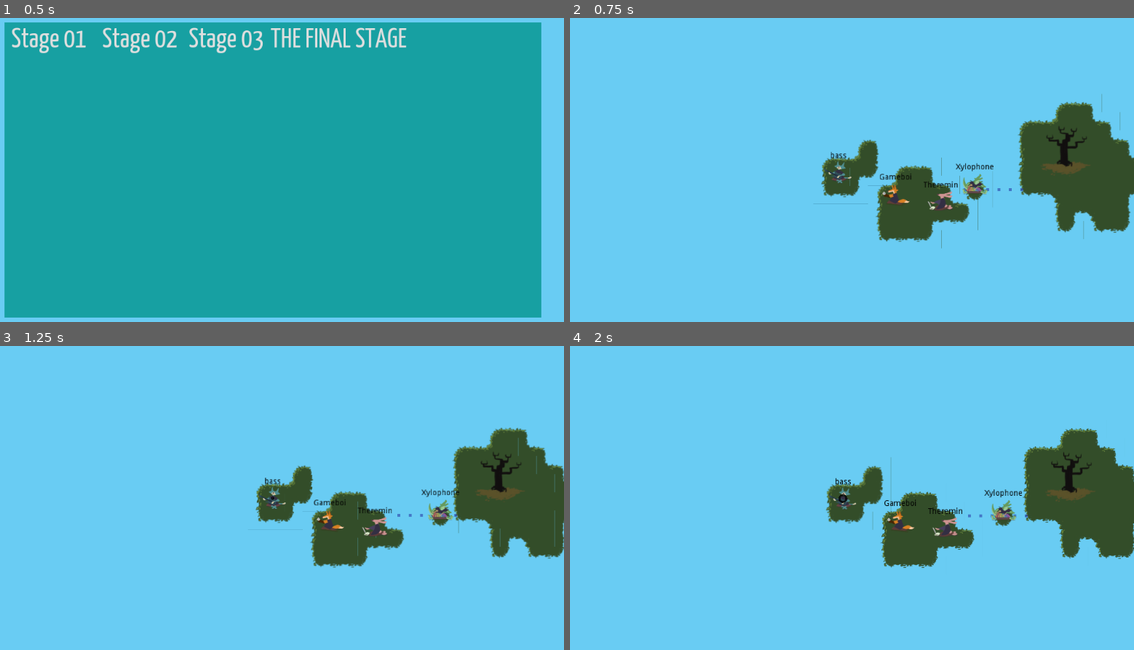
Above: before the commit, frames 1-4 (two rows, left to right).
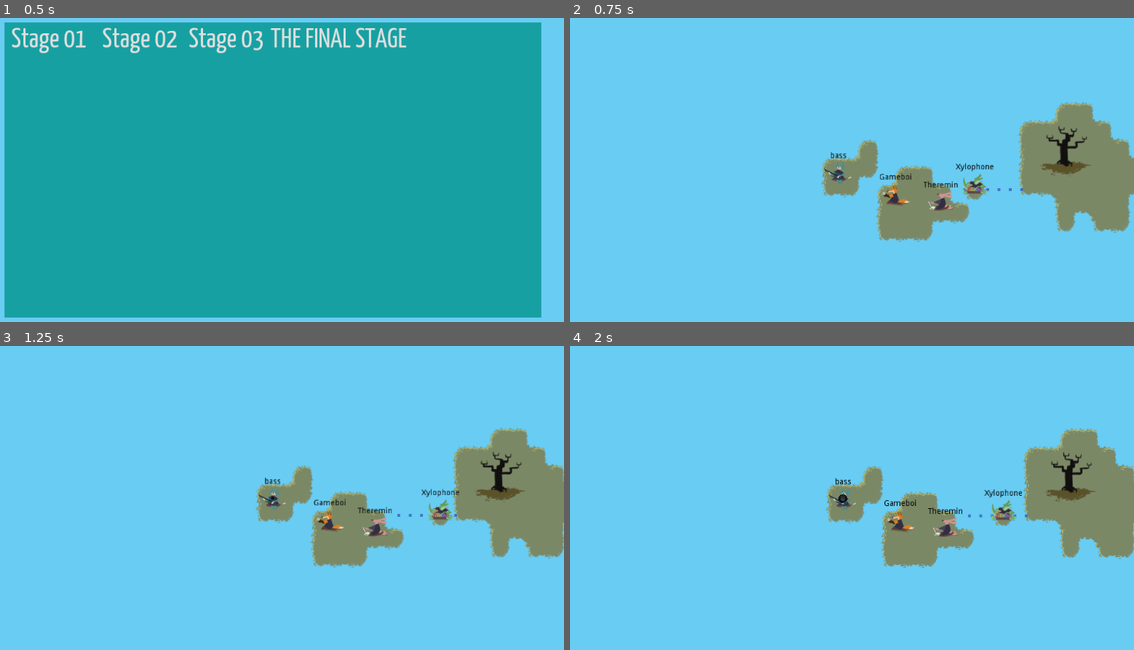
Above: after the commit, the same moments.

Repository: uspgamedev/skyjammers
Game: Godot game, scene res://menus/stage-selector/main.tscn
The game is run twice, just before and just after one commit, with the same random seed, the same clock (stepped at 60 frames per second) and the same inputs. Sound files missing from this copy of the repository are replaced by a short silence.
Inputs:
- Up to frame 1 (0.5 s): no input
- Up to frame 2 (0.75 s): click "Stage 01" at 0.5 s
- Up to frame 3 (1.25 s): no input
- Up to frame 4 (2 s): tap Enter (ui_accept) at 1.25, 1.52 s; hold Space (action_play) from 1.28 s (still down)

Frame 1 is identical in both runs. In frame 2, 9.6% of the frame differs, in the area x 43-100%, y 25-76%; in frame 3, 9.4%; in frame 4, 9.4%.
Error in both runs: Attempt to call function 'get_rotation' in base 'null instance' on a null instance. (res://Instruments/Instrument.gd:25)

Commit message:
Fix tile borders

Diff:
--- a/game/islands/Tileset.tscn
+++ b/game/islands/Tileset.tscn
@@ -1,291 +1,260 @@
 [gd_scene load_steps=2 format=2]
 
-[ext_resource path="res://islands/tiles_true.png" type="Texture" id=1]
+[ext_resource path="res://islands/grass-tiles-water.png" type="Texture" id=1]
 
 [node name="Node2D" type="Node2D"]
 
 [node name="01-upleft" type="Sprite" parent="." index="0"]
 
 texture = ExtResource( 1 )
-vframes = 8
-hframes = 8
+region_enabled = true
+region_rect = Rect2( 1, 1, 32, 32 )
 _sections_unfolded = [ "Animation" ]
 
 [node name="02-up1" type="Sprite" parent="." index="1"]
 
 position = Vector2( 30, 0 )
 texture = ExtResource( 1 )
-vframes = 8
-hframes = 8
-frame = 1
+region_enabled = true
+region_rect = Rect2( 35, 1, 32, 32 )
 _sections_unfolded = [ "Animation" ]
 
 [node name="03-up2" type="Sprite" parent="." index="2"]
 
 position = Vector2( 60, 0 )
 texture = ExtResource( 1 )
-vframes = 8
-hframes = 8
-frame = 2
+region_enabled = true
+region_rect = Rect2( 69, 1, 32, 32 )
 _sections_unfolded = [ "Animation" ]
 
 [node name="04-upright" type="Sprite" parent="." index="3"]
 
 position = Vector2( 90, 0 )
 texture = ExtResource( 1 )
-vframes = 8
-hframes = 8
-frame = 3
+region_enabled = true
+region_rect = Rect2( 103, 1, 32, 32 )
 _sections_unfolded = [ "Animation" ]
 
 [node name="05-left1" type="Sprite" parent="." index="4"]
 
 position = Vector2( 0, 30 )
 texture = ExtResource( 1 )
-vframes = 8
-hframes = 8
-frame = 8
-_sections_unfolded = [ "Animation" ]
+region_enabled = true
+region_rect = Rect2( 1, 35, 32, 32 )
+_sections_unfolded = [ "Animation", "Region" ]
 
 [node name="06-midupleft" type="Sprite" parent="." index="5"]
 
 position = Vector2( 30, 30 )
 texture = ExtResource( 1 )
-vframes = 8
-hframes = 8
-frame = 9
-_sections_unfolded = [ "Animation" ]
+region_enabled = true
+region_rect = Rect2( 35, 35, 32, 32 )
+_sections_unfolded = [ "Animation", "Region" ]
 
 [node name="07-midupright" type="Sprite" parent="." index="6"]
 
 position = Vector2( 60, 30 )
 texture = ExtResource( 1 )
-vframes = 8
-hframes = 8
-frame = 10
-_sections_unfolded = [ "Animation" ]
+region_enabled = true
+region_rect = Rect2( 69, 35, 32, 32 )
+_sections_unfolded = [ "Animation", "Region" ]
 
 [node name="08-right1" type="Sprite" parent="." index="7"]
 
 position = Vector2( 90, 30 )
 texture = ExtResource( 1 )
-vframes = 8
-hframes = 8
-frame = 11
+region_enabled = true
+region_rect = Rect2( 103, 35, 32, 32 )
 _sections_unfolded = [ "Animation", "Region" ]
 
 [node name="09-left2" type="Sprite" parent="." index="8"]
 
 position = Vector2( 0, 60 )
 texture = ExtResource( 1 )
-vframes = 8
-hframes = 8
-frame = 16
-_sections_unfolded = [ "Animation" ]
+region_enabled = true
+region_rect = Rect2( 1, 69, 32, 32 )
+_sections_unfolded = [ "Animation", "Region" ]
 
 [node name="10-middownleft" type="Sprite" parent="." index="9"]
 
 position = Vector2( 30, 60 )
 texture = ExtResource( 1 )
-vframes = 8
-hframes = 8
-frame = 17
-_sections_unfolded = [ "Animation" ]
+region_enabled = true
+region_rect = Rect2( 35, 69, 32, 32 )
+_sections_unfolded = [ "Animation", "Region" ]
 
 [node name="11-middownright" type="Sprite" parent="." index="10"]
 
 position = Vector2( 60, 60 )
 texture = ExtResource( 1 )
-vframes = 8
-hframes = 8
-frame = 18
-_sections_unfolded = [ "Animation" ]
+region_enabled = true
+region_rect = Rect2( 69, 69, 32, 32 )
+_sections_unfolded = [ "Animation", "Region" ]
 
 [node name="12-right2" type="Sprite" parent="." index="11"]
 
 position = Vector2( 90, 60 )
 texture = ExtResource( 1 )
-vframes = 8
-hframes = 8
-frame = 19
-_sections_unfolded = [ "Animation" ]
+region_enabled = true
+region_rect = Rect2( 103, 69, 32, 32 )
+_sections_unfolded = [ "Animation", "Region" ]
 
 [node name="13-downleft" type="Sprite" parent="." index="12"]
 
 position = Vector2( 0, 90 )
 texture = ExtResource( 1 )
-vframes = 8
-hframes = 8
-frame = 24
-_sections_unfolded = [ "Animation" ]
+region_enabled = true
+region_rect = Rect2( 1, 103, 32, 32 )
+_sections_unfolded = [ "Animation", "Region" ]
 
 [node name="14-down1" type="Sprite" parent="." index="13"]
 
 position = Vector2( 30, 90 )
 texture = ExtResource( 1 )
-vframes = 8
-hframes = 8
-frame = 25
-_sections_unfolded = [ "Animation" ]
+region_enabled = true
+region_rect = Rect2( 35, 103, 32, 32 )
+_sections_unfolded = [ "Animation", "Region" ]
 
 [node name="15-down2" type="Sprite" parent="." index="14"]
 
 position = Vector2( 60, 90 )
 texture = ExtResource( 1 )
-vframes = 8
-hframes = 8
-frame = 26
-_sections_unfolded = [ "Animation" ]
+region_enabled = true
+region_rect = Rect2( 69, 103, 32, 32 )
+_sections_unfolded = [ "Animation", "Region" ]
 
 [node name="16-downright" type="Sprite" parent="." index="15"]
 
 position = Vector2( 90, 90 )
 texture = ExtResource( 1 )
-vframes = 8
-hframes = 8
-frame = 27
-_sections_unfolded = [ "Animation" ]
+region_enabled = true
+region_rect = Rect2( 103, 103, 32, 32 )
+_sections_unfolded = [ "Animation", "Region" ]
 
 [node name="17-inner_upleft" type="Sprite" parent="." index="16"]
 
 position = Vector2( 120, 0 )
 texture = ExtResource( 1 )
-vframes = 8
-hframes = 8
-frame = 4
+region_enabled = true
+region_rect = Rect2( 137, 1, 32, 32 )
 _sections_unfolded = [ "Animation" ]
 
 [node name="18-inner_up1" type="Sprite" parent="." index="17"]
 
 position = Vector2( 150, 0 )
 texture = ExtResource( 1 )
-vframes = 8
-hframes = 8
-frame = 5
-_sections_unfolded = [ "Animation" ]
+region_enabled = true
+region_rect = Rect2( 171, 1, 32, 32 )
+_sections_unfolded = [ "Animation", "Region" ]
 
 [node name="19-inner_up2" type="Sprite" parent="." index="18"]
 
 position = Vector2( 180, 0 )
 texture = ExtResource( 1 )
-vframes = 8
-hframes = 8
-frame = 6
-_sections_unfolded = [ "Animation" ]
+region_enabled = true
+region_rect = Rect2( 205, 1, 32, 32 )
+_sections_unfolded = [ "Animation", "Region" ]
 
 [node name="20-inner_upright" type="Sprite" parent="." index="19"]
 
 position = Vector2( 210, 0 )
 texture = ExtResource( 1 )
-vframes = 8
-hframes = 8
-frame = 7
-_sections_unfolded = [ "Animation" ]
+region_enabled = true
+region_rect = Rect2( 239, 1, 32, 32 )
+_sections_unfolded = [ "Animation", "Region" ]
 
 [node name="21-inner_left1" type="Sprite" parent="." index="20"]
 
 position = Vector2( 120, 30 )
 texture = ExtResource( 1 )
-vframes = 8
-hframes = 8
-frame = 12
-_sections_unfolded = [ "Animation" ]
+region_enabled = true
+region_rect = Rect2( 137, 35, 32, 32 )
+_sections_unfolded = [ "Animation", "Region" ]
 
 [node name="22-unused" type="Sprite" parent="." index="21"]
 
 position = Vector2( 150, 30 )
 texture = ExtResource( 1 )
-vframes = 8
-hframes = 8
-frame = 13
-_sections_unfolded = [ "Animation" ]
+region_enabled = true
+region_rect = Rect2( 171, 35, 32, 32 )
+_sections_unfolded = [ "Animation", "Region" ]
 
 [node name="23-unused" type="Sprite" parent="." index="22"]
 
 position = Vector2( 180, 30 )
 texture = ExtResource( 1 )
-vframes = 8
-hframes = 8
-frame = 14
-_sections_unfolded = [ "Animation" ]
+region_enabled = true
+region_rect = Rect2( 205, 35, 32, 32 )
+_sections_unfolded = [ "Animation", "Region" ]
 
 [node name="24-inner_right1" type="Sprite" parent="." index="23"]
 
 position = Vector2( 210, 30 )
 texture = ExtResource( 1 )
-vframes = 8
-hframes = 8
-frame = 15
-_sections_unfolded = [ "Animation" ]
+region_enabled = true
+region_rect = Rect2( 239, 35, 32, 32 )
+_sections_unfolded = [ "Animation", "Region" ]
 
 [node name="25-inner_left2" type="Sprite" parent="." index="24"]
 
 position = Vector2( 120, 60 )
 texture = ExtResource( 1 )
-vframes = 8
-hframes = 8
-frame = 20
+region_enabled = true
+region_rect = Rect2( 137, 69, 32, 32 )
 _sections_unfolded = [ "Animation" ]
 
 [node name="26-unused" type="Sprite" parent="." index="25"]
 
-position = Vector2( 150, 30 )
-texture = ExtResource( 1 )
-vframes = 8
-hframes = 8
-frame = 13
-_sections_unfolded = [ "Animation" ]
+position = Vector2( 150, 60 )
+texture = ExtResource( 1 )
+region_enabled = true
+region_rect = Rect2( 171, 69, 32, 32 )
+_sections_unfolded = [ "Animation", "Region" ]
 
 [node name="27-unused" type="Sprite" parent="." index="26"]
 
-position = Vector2( 150, 30 )
-texture = ExtResource( 1 )
-vframes = 8
-hframes = 8
-frame = 13
-_sections_unfolded = [ "Animation" ]
+position = Vector2( 180, 60 )
+texture = ExtResource( 1 )
+region_enabled = true
+region_rect = Rect2( 205, 69, 32, 32 )
+_sections_unfolded = [ "Animation", "Region" ]
 
 [node name="28-inner_right2" type="Sprite" parent="." index="27"]
 
 position = Vector2( 210, 60 )
 texture = ExtResource( 1 )
-vframes = 8
-hframes = 8
-frame = 23
-_sections_unfolded = [ "Animation" ]
+region_enabled = true
+region_rect = Rect2( 239, 69, 32, 32 )
+_sections_unfolded = [ "Animation", "Region" ]
 
 [node name="29-inner_downleft" type="Sprite" parent="." index="28"]
 
 position = Vector2( 120, 90 )
 texture = ExtResource( 1 )
-vframes = 8
-hframes = 8
-frame = 28
+region_enabled = true
+region_rect = Rect2( 137, 103, 32, 32 )
 _sections_unfolded = [ "Animation" ]
 
 [node name="30-inner_down1" type="Sprite" parent="." index="29"]
 
 position = Vector2( 150, 90 )
 texture = ExtResource( 1 )
-vframes = 8
-hframes = 8
-frame = 29
-_sections_unfolded = [ "Animation" ]
+region_enabled = true
+region_rect = Rect2( 171, 103, 32, 32 )
+_sections_unfolded = [ "Animation", "Region" ]
 
 [node name="31-inner_down2" type="Sprite" parent="." index="30"]
 
 position = Vector2( 180, 90 )
 texture = ExtResource( 1 )
-vframes = 8
-hframes = 8
-frame = 30
-_sections_unfolded = [ "Animation" ]
+region_enabled = true
+region_rect = Rect2( 205, 103, 32, 32 )
+_sections_unfolded = [ "Animation", "Region" ]
 
 [node name="32-inner_downright" type="Sprite" parent="." index="31"]
 
 position = Vector2( 210, 90 )
 texture = ExtResource( 1 )
-vframes = 8
-hframes = 8
-frame = 31
-_sections_unfolded = [ "Animation" ]
+region_enabled = true
+region_rect = Rect2( 239, 103, 32, 32 )
+_sections_unfolded = [ "Animation", "Region" ]
--- a/game/islands/tileset.tres
+++ b/game/islands/tileset.tres
@@ -1,6 +1,6 @@
 [gd_resource type="TileSet" load_steps=2 format=2]
 
-[ext_resource path="res://islands/tiles_true.png" type="Texture" id=1]
+[ext_resource path="res://islands/grass-tiles-water.png" type="Texture" id=1]
 
 [resource]
 
@@ -8,7 +8,7 @@
 0/texture = ExtResource( 1 )
 0/tex_offset = Vector2( 0, 0 )
 0/modulate = Color( 1, 1, 1, 1 )
-0/region = Rect2( 0, 0, 32, 32 )
+0/region = Rect2( 1, 1, 32, 32 )
 0/is_autotile = false
 0/occluder_offset = Vector2( 16, 16 )
 0/navigation_offset = Vector2( 16, 16 )
@@ -17,7 +17,7 @@
 1/texture = ExtResource( 1 )
 1/tex_offset = Vector2( 0, 0 )
 1/modulate = Color( 1, 1, 1, 1 )
-1/region = Rect2( 32, 0, 32, 32 )
+1/region = Rect2( 35, 1, 32, 32 )
 1/is_autotile = false
 1/occluder_offset = Vector2( 16, 16 )
 1/navigation_offset = Vector2( 16, 16 )
@@ -26,7 +26,7 @@
 2/texture = ExtResource( 1 )
 2/tex_offset = Vector2( 0, 0 )
 2/modulate = Color( 1, 1, 1, 1 )
-2/region = Rect2( 64, 0, 32, 32 )
+2/region = Rect2( 69, 1, 32, 32 )
 2/is_autotile = false
 2/occluder_offset = Vector2( 16, 16 )
 2/navigation_offset = Vector2( 16, 16 )
@@ -35,7 +35,7 @@
 3/texture = ExtResource( 1 )
 3/tex_offset = Vector2( 0, 0 )
 3/modulate = Color( 1, 1, 1, 1 )
-3/region = Rect2( 96, 0, 32, 32 )
+3/region = Rect2( 103, 1, 32, 32 )
 3/is_autotile = false
 3/occluder_offset = Vector2( 16, 16 )
 3/navigation_offset = Vector2( 16, 16 )
@@ -44,7 +44,7 @@
 4/texture = ExtResource( 1 )
 4/tex_offset = Vector2( 0, 0 )
 4/modulate = Color( 1, 1, 1, 1 )
-4/region = Rect2( 0, 32, 32, 32 )
+4/region = Rect2( 1, 35, 32, 32 )
 4/is_autotile = false
 4/occluder_offset = Vector2( 16, 16 )
 4/navigation_offset = Vector2( 16, 16 )
@@ -53,7 +53,7 @@
 5/texture = ExtResource( 1 )
 5/tex_offset = Vector2( 0, 0 )
 5/modulate = Color( 1, 1, 1, 1 )
-5/region = Rect2( 32, 32, 32, 32 )
+5/region = Rect2( 35, 35, 32, 32 )
 5/is_autotile = false
 5/occluder_offset = Vector2( 16, 16 )
 5/navigation_offset = Vector2( 16, 16 )
@@ -62,7 +62,7 @@
 6/texture = ExtResource( 1 )
 6/tex_offset = Vector2( 0, 0 )
 6/modulate = Color( 1, 1, 1, 1 )
-6/region = Rect2( 64, 32, 32, 32 )
+6/region = Rect2( 69, 35, 32, 32 )
 6/is_autotile = false
 6/occluder_offset = Vector2( 16, 16 )
 6/navigation_offset = Vector2( 16, 16 )
@@ -71,7 +71,7 @@
 7/texture = ExtResource( 1 )
 7/tex_offset = Vector2( 0, 0 )
 7/modulate = Color( 1, 1, 1, 1 )
-7/region = Rect2( 96, 32, 32, 32 )
+7/region = Rect2( 103, 35, 32, 32 )
 7/is_autotile = false
 7/occluder_offset = Vector2( 16, 16 )
 7/navigation_offset = Vector2( 16, 16 )
@@ -80,7 +80,7 @@
 8/texture = ExtResource( 1 )
 8/tex_offset = Vector2( 0, 0 )
 8/modulate = Color( 1, 1, 1, 1 )
-8/region = Rect2( 0, 64, 32, 32 )
+8/region = Rect2( 1, 69, 32, 32 )
 8/is_autotile = false
 8/occluder_offset = Vector2( 16, 16 )
 8/navigation_offset = Vector2( 16, 16 )
@@ -89,7 +89,7 @@
 9/texture = ExtResource( 1 )
 9/tex_offset = Vector2( 0, 0 )
 9/modulate = Color( 1, 1, 1, 1 )
-9/region = Rect2( 32, 64, 32, 32 )
+9/region = Rect2( 35, 69, 32, 32 )
 9/is_autotile = false
 9/occluder_offset = Vector2( 16, 16 )
 9/navigation_offset = Vector2( 16, 16 )
@@ -98,7 +98,7 @@
 10/texture = ExtResource( 1 )
 10/tex_offset = Vector2( 0, 0 )
 10/modulate = Color( 1, 1, 1, 1 )
-10/region = Rect2( 64, 64, 32, 32 )
+10/region = Rect2( 69, 69, 32, 32 )
 10/is_autotile = false
 10/occluder_offset = Vector2( 16, 16 )
 10/navigation_offset = Vector2( 16, 16 )
@@ -107,7 +107,7 @@
 11/texture = ExtResource( 1 )
 11/tex_offset = Vector2( 0, 0 )
 11/modulate = Color( 1, 1, 1, 1 )
-11/region = Rect2( 96, 64, 32, 32 )
+11/region = Rect2( 103, 69, 32, 32 )
 11/is_autotile = false
 11/occluder_offset = Vector2( 16, 16 )
 11/navigation_offset = Vector2( 16, 16 )
@@ -116,7 +116,7 @@
 12/texture = ExtResource( 1 )
 12/tex_offset = Vector2( 0, 0 )
 12/modulate = Color( 1, 1, 1, 1 )
-12/region = Rect2( 0, 96, 32, 32 )
+12/region = Rect2( 1, 103, 32, 32 )
 12/is_autotile = false
 12/occluder_offset = Vector2( 16, 16 )
 12/navigation_offset = Vector2( 16, 16 )
@@ -125,7 +125,7 @@
 13/texture = ExtResource( 1 )
 13/tex_offset = Vector2( 0, 0 )
 13/modulate = Color( 1, 1, 1, 1 )
-13/region = Rect2( 32, 96, 32, 32 )
+13/region = Rect2( 35, 103, 32, 32 )
 13/is_autotile = false
 13/occluder_offset = Vector2( 16, 16 )
 13/navigation_offset = Vector2( 16, 16 )
@@ -134,7 +134,7 @@
 14/texture = ExtResource( 1 )
 14/tex_offset = Vector2( 0, 0 )
 14/modulate = Color( 1, 1, 1, 1 )
-14/region = Rect2( 64, 96, 32, 32 )
+14/region = Rect2( 69, 103, 32, 32 )
 14/is_autotile = false
 14/occluder_offset = Vector2( 16, 16 )
 14/navigation_offset = Vector2( 16, 16 )
@@ -143,7 +143,7 @@
 15/texture = ExtResource( 1 )
 15/tex_offset = Vector2( 0, 0 )
 15/modulate = Color( 1, 1, 1, 1 )
-15/region = Rect2( 96, 96, 32, 32 )
+15/region = Rect2( 103, 103, 32, 32 )
 15/is_autotile = false
 15/occluder_offset = Vector2( 16, 16 )
 15/navigation_offset = Vector2( 16, 16 )
@@ -152,7 +152,7 @@
 16/texture = ExtResource( 1 )
 16/tex_offset = Vector2( 0, 0 )
 16/modulate = Color( 1, 1, 1, 1 )
-16/region = Rect2( 128, 0, 32, 32 )
+16/region = Rect2( 137, 1, 32, 32 )
 16/is_autotile = false
 16/occluder_offset = Vector2( 16, 16 )
 16/navigation_offset = Vector2( 16, 16 )
@@ -161,7 +161,7 @@
 17/texture = ExtResource( 1 )
 17/tex_offset = Vector2( 0, 0 )
 17/modulate = Color( 1, 1, 1, 1 )
-17/region = Rect2( 160, 0, 32, 32 )
+17/region = Rect2( 171, 1, 32, 32 )
 17/is_autotile = false
 17/occluder_offset = Vector2( 16, 16 )
 17/navigation_offset = Vector2( 16, 16 )
@@ -170,7 +170,7 @@
 18/texture = ExtResource( 1 )
 18/tex_offset = Vector2( 0, 0 )
 18/modulate = Color( 1, 1, 1, 1 )
-18/region = Rect2( 192, 0, 32, 32 )
+18/region = Rect2( 205, 1, 32, 32 )
 18/is_autotile = false
 18/occluder_offset = Vector2( 16, 16 )
 18/navigation_offset = Vector2( 16, 16 )
@@ -179,7 +179,7 @@
 19/texture = ExtResource( 1 )
 19/tex_offset = Vector2( 0, 0 )
 19/modulate = Color( 1, 1, 1, 1 )
-19/region = Rect2( 224, 0, 32, 32 )
+19/region = Rect2( 239, 1, 32, 32 )
 19/is_autotile = false
 19/occluder_offset = Vector2( 16, 16 )
 19/navigation_offset = Vector2( 16, 16 )
@@ -188,7 +188,7 @@
 20/texture = ExtResource( 1 )
 20/tex_offset = Vector2( 0, 0 )
 20/modulate = Color( 1, 1, 1, 1 )
-20/region = Rect2( 128, 32, 32, 32 )
+20/region = Rect2( 137, 35, 32, 32 )
 20/is_autotile = false
 20/occluder_offset = Vector2( 16, 16 )
 20/navigation_offset = Vector2( 16, 16 )
@@ -197,7 +197,7 @@
 21/texture = ExtResource( 1 )
 21/tex_offset = Vector2( 0, 0 )
 21/modulate = Color( 1, 1, 1, 1 )
-21/region = Rect2( 160, 32, 32, 32 )
+21/region = Rect2( 171, 35, 32, 32 )
 21/is_autotile = false
 21/occluder_offset = Vector2( 16, 16 )
 21/navigation_offset = Vector2( 16, 16 )
@@ -206,7 +206,7 @@
 22/texture = ExtResource( 1 )
 22/tex_offset = Vector2( 0, 0 )
 22/modulate = Color( 1, 1, 1, 1 )
-22/region = Rect2( 192, 32, 32, 32 )
+22/region = Rect2( 205, 35, 32, 32 )
 22/is_autotile = false
 22/occluder_offset = Vector2( 16, 16 )
 22/navigation_offset = Vector2( 16, 16 )
@@ -215,7 +215,7 @@
 23/texture = ExtResource( 1 )
 23/tex_offset = Vector2( 0, 0 )
 23/modulate = Color( 1, 1, 1, 1 )
-23/region = Rect2( 224, 32, 32, 32 )
+23/region = Rect2( 239, 35, 32, 32 )
 23/is_autotile = false
 23/occluder_offset = Vector2( 16, 16 )
 23/navigation_offset = Vector2( 16, 16 )
@@ -224,16 +224,16 @@
 24/texture = ExtResource( 1 )
 24/tex_offset = Vector2( 0, 0 )
 24/modulate = Color( 1, 1, 1, 1 )
-24/region = Rect2( 128, 64, 32, 32 )
+24/region = Rect2( 137, 69, 32, 32 )
 24/is_autotile = false
 24/occluder_offset = Vector2( 16, 16 )
 24/navigation_offset = Vector2( 16, 16 )
 24/shapes = [  ]
-25/name = "26-unused2"
+25/name = "26-unused"
 25/texture = ExtResource( 1 )
 25/tex_offset = Vector2( 0, 0 )
 25/modulate = Color( 1, 1, 1, 1 )
-25/region = Rect2( 160, 32, 32, 32 )
+25/region = Rect2( 171, 69, 32, 32 )
 25/is_autotile = false
 25/occluder_offset = Vector2( 16, 16 )
 25/navigation_offset = Vector2( 16, 16 )
@@ -242,7 +242,7 @@
 26/texture = ExtResource( 1 )
 26/tex_offset = Vector2( 0, 0 )
 26/modulate = Color( 1, 1, 1, 1 )
-26/region = Rect2( 160, 32, 32, 32 )
+26/region = Rect2( 205, 69, 32, 32 )
 26/is_autotile = false
 26/occluder_offset = Vector2( 16, 16 )
 26/navigation_offset = Vector2( 16, 16 )
@@ -251,7 +251,7 @@
 27/texture = ExtResource( 1 )
 27/tex_offset = Vector2( 0, 0 )
 27/modulate = Color( 1, 1, 1, 1 )
-27/region = Rect2( 224, 64, 32, 32 )
+27/region = Rect2( 239, 69, 32, 32 )
 27/is_autotile = false
 27/occluder_offset = Vector2( 16, 16 )
 27/navigation_offset = Vector2( 16, 16 )
@@ -260,7 +260,7 @@
 28/texture = ExtResource( 1 )
 28/tex_offset = Vector2( 0, 0 )
 28/modulate = Color( 1, 1, 1, 1 )
-28/region = Rect2( 128, 96, 32, 32 )
+28/region = Rect2( 137, 103, 32, 32 )
 28/is_autotile = false
 28/occluder_offset = Vector2( 16, 16 )
 28/navigation_offset = Vector2( 16, 16 )
@@ -269,7 +269,7 @@
 29/texture = ExtResource( 1 )
 29/tex_offset = Vector2( 0, 0 )
 29/modulate = Color( 1, 1, 1, 1 )
-29/region = Rect2( 160, 96, 32, 32 )
+29/region = Rect2( 171, 103, 32, 32 )
 29/is_autotile = false
 29/occluder_offset = Vector2( 16, 16 )
 29/navigation_offset = Vector2( 16, 16 )
@@ -278,7 +278,7 @@
 30/texture = ExtResource( 1 )
 30/tex_offset = Vector2( 0, 0 )
 30/modulate = Color( 1, 1, 1, 1 )
-30/region = Rect2( 192, 96, 32, 32 )
+30/region = Rect2( 205, 103, 32, 32 )
 30/is_autotile = false
 30/occluder_offset = Vector2( 16, 16 )
 30/navigation_offset = Vector2( 16, 16 )
@@ -287,7 +287,7 @@
 31/texture = ExtResource( 1 )
 31/tex_offset = Vector2( 0, 0 )
 31/modulate = Color( 1, 1, 1, 1 )
-31/region = Rect2( 224, 96, 32, 32 )
+31/region = Rect2( 239, 103, 32, 32 )
 31/is_autotile = false
 31/occluder_offset = Vector2( 16, 16 )
 31/navigation_offset = Vector2( 16, 16 )
Binary file added: game/islands/grass-tiles-water.png
Not shown, added: game/islands/grass-tiles-water.png.import
